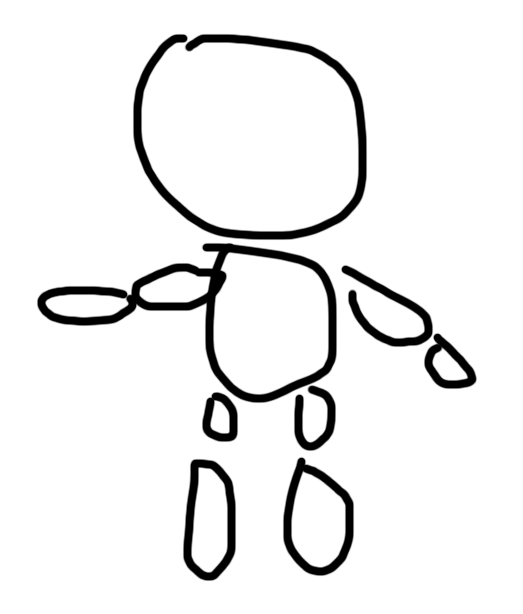
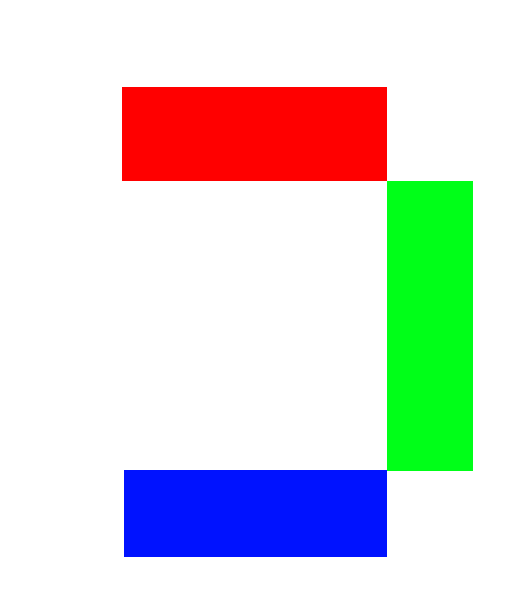
Two versions of the same layered image (523px x 614px). Layer-by-layer changes:
renamed "Layer 9" to "Top", painted on it over (122, 87, 387, 582)
renamed "Layer 4" to "Middle", moved it above "Bottom", painted on it over (130, 181, 477, 471)
removed layer "Layer 3" over (340, 264, 434, 348)
removed layer "Layer 2" over (201, 242, 338, 404)
removed layer "Layer 1" over (132, 33, 368, 241)
renamed "Layer 8" to "Bottom", painted on it over (124, 391, 387, 557)
removed layer "Layer 7" over (282, 456, 355, 577)
removed layer "Layer 6" over (293, 384, 337, 452)
removed layer "Layer 5" over (36, 285, 138, 327)
